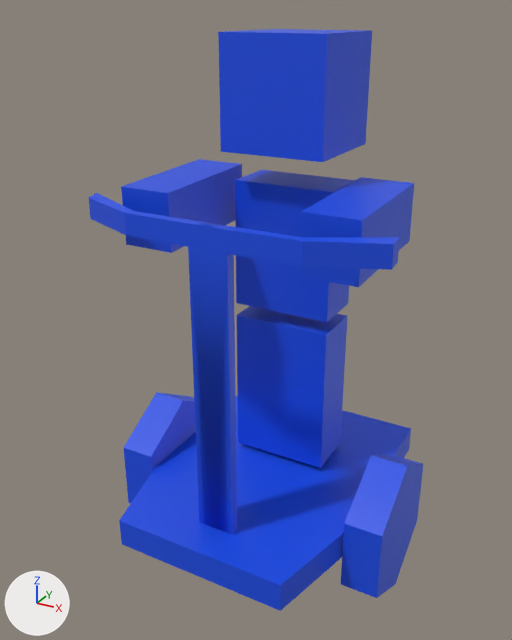
The OBJ model Game/data/SegModel_Big.obj: old version first, new version second.
The view is the same before and after, from a 50 mm lens placed at (7.97, -15.37, 14.87), pointed at (-0.39, -0.17, 7.27). The axes (+X, +Y, +Z) are drawn at lower left. The lights are the same throughout. Where no turn or scale is listed for an object, it has been applied to the vertices.

Objects in the first picture: 'Base_Cube', 'Grip_立方体', 'Hoile6_円柱.001', 'Steave_立方体.001'.
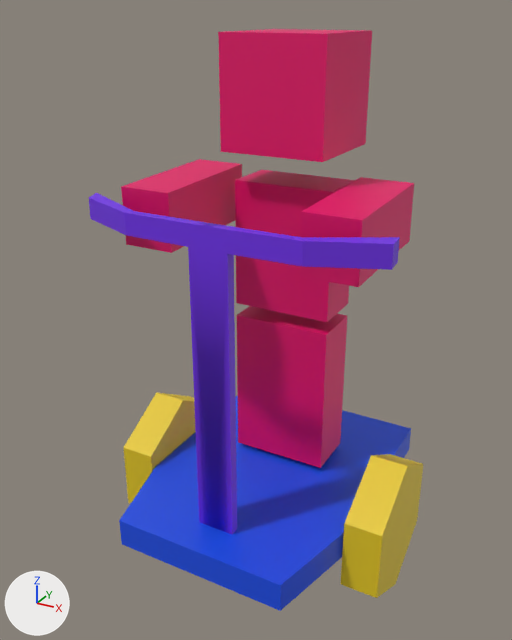
The newer file is also rescaled (x2.0) as a whole; pictures and numbers use the older file's frame.

Changed parts and their boxes [x1, y1, x2, y2] in the pictures (512 x 640 px):
'Steave_立方体.001', recoloured, surface changed: [121, 29, 414, 468] in both
'Base_Cube', recoloured, surface changed: [129, 395, 405, 585] in both
'Grip_立方体', recoloured, surface changed (blue to purple): [89, 193, 400, 534] in both
'Hoile6_円柱.001', recoloured, surface changed (blue to yellow): [124, 392, 423, 598] in both

Edits to the bpy script that builds the scene:
```text
Change mat_main:
    mat_main.base_color: (0.00919, 0.0761, 0.8) -> (0.8, 0.588, 0.0126)  # blue #184ee7 -> yellow #e7ca1d
    mat_main.roughness: 0.431 -> 0.526
Add mat_main_001:
    mat_main_001 = principled_material('Main.001')
    mat_main_001.base_color = (0.8, 0.0, 0.14)  # pink #e70069
    mat_main_001.roughness = 0.526
Add mat_main_003:
    mat_main_003 = principled_material('Main.003')
    mat_main_003.base_color = (0.164, 0.0287, 0.8)  # purple #712fe7
    mat_main_003.roughness = 0.526
Add mat_main_002:
    mat_main_002 = principled_material('Main.002')
    mat_main_002.base_color = (0.00919, 0.0761, 0.8)  # blue #184ee7
    mat_main_002.roughness = 0.431
Change me_base_cube:
    where me_base_cube.from_pydata(...)  # 18 vertices, 16 faces; spans x -2.96..2.96, y -4.01..4.01, z 1.8..2.6
    remove me_base_cube.materials.append(mat_main)  # blue #184ee7
    add me_base_cube.materials.append(mat_main_002)  # blue #184ee7
Change me_grip_立方体:
    where me_grip_立方体.from_pydata(...)  # 34 vertices, 34 faces; spans x -3.89..3.89, y -3.06..-2.02, z 2.58..10.69
    remove me_grip_立方体.materials.append(mat_main)  # blue #184ee7
    add me_grip_立方体.materials.append(mat_main_003)  # purple #712fe7
Change me_steave_立方体_001:
    where me_steave_立方体_001.from_pydata(...)  # 52 vertices, 42 faces; spans x -3.09..3.09, y -2.03..2.55, z 2.74..14.38
    remove me_steave_立方体_001.materials.append(mat_main)  # blue #184ee7
    add me_steave_立方体_001.materials.append(mat_main_001)  # pink #e70069
```
